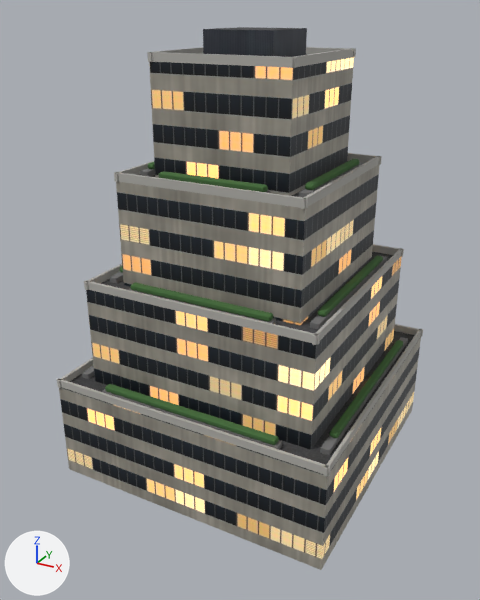
An edit to the glTF model public/assets/building_06.glb, drawn before and after from the same camera.
One viewpoint serves both versions: a 50 mm lens placed at (34.6, -66.3, 53.0), pointed at (-0.5, -2.5, 21.1). The axes (+X, +Y, +Z) are drawn at lower left. The lights are the same throughout. The first picture is the older version. Where no turn or scale is listed for an object, it has been applied to the vertices. Vertices at exactly the same position are counted once.

Objects in the first picture: 'Render'.
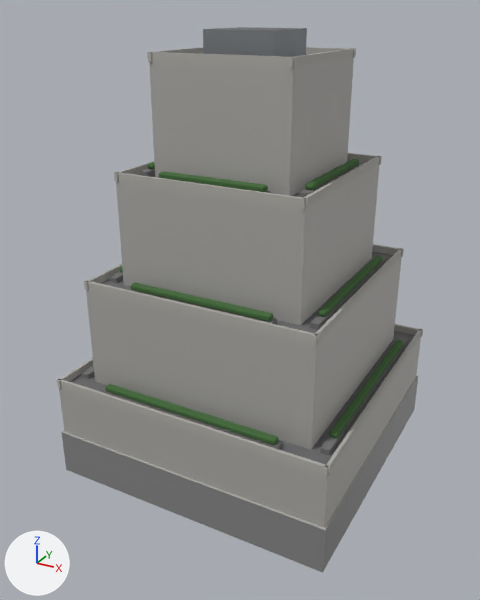
Changed parts and their boxes (x1, y1, x2, y2) in the pictures (480 x 600 px):
'Render', surface changed, reshaped (lighter): before (57, 27, 423, 570); after (57, 27, 423, 573)
part 1 of me_render, added: after (61, 375, 418, 573)

The change, as a diff of the scene's bpy script:
```diff
--- a/public/assets/building_06.glb.py
+++ b/public/assets/building_06.glb.py
@@ mat_facade_band @@
 n0 = _N.new('ShaderNodeBsdfPrincipled'); n0.name = 'Principled BSDF'
+n0.inputs[0].default_value = (0.45, 0.44, 0.42, 1.0)  # 'Base Color', grey #b3b1ad
 n0.inputs[1].default_value = 0.2  # 'Metallic'
-n0.inputs[28].default_value = 2.0  # 'Emission Strength'
+n0.inputs[2].default_value = 0.6  # 'Roughness'
 n1 = _N.new('ShaderNodeOutputMaterial'); n1.name = 'Material Output'
-n2 = _N.new('ShaderNodeTexImage'); n2.name = 'Image Texture'
-n2.image = img_facade_band_emit
-n3 = _N.new('ShaderNodeTexImage'); n3.name = 'Image Texture.001'
-n3.image = img_facade_band
 _L.new(n0.outputs[0], n1.inputs[0])  # 'BSDF' to 'Surface'
-_L.new(n2.outputs[0], n0.inputs[27])  # 'Color' to 'Emission Color'
-_L.new(n3.outputs[0], n0.inputs[0])  # 'Color' to 'Base Color'
@@ mat_facade_industrial @@
 n0 = _N.new('ShaderNodeBsdfPrincipled'); n0.name = 'Principled BSDF'
-n0.inputs[1].default_value = 0.55  # 'Metallic'
-n0.inputs[2].default_value = 0.45  # 'Roughness'
-n0.inputs[28].default_value = 2.0  # 'Emission Strength'
+n0.inputs[0].default_value = (0.28, 0.3, 0.32, 1.0)  # 'Base Color', grey #909599
+n0.inputs[1].default_value = 0.6  # 'Metallic'
 n1 = _N.new('ShaderNodeOutputMaterial'); n1.name = 'Material Output'
-n2 = _N.new('ShaderNodeTexImage'); n2.name = 'Image Texture'
-n2.image = img_facade_metal_emit
-n3 = _N.new('ShaderNodeTexImage'); n3.name = 'Image Texture.001'
-n3.image = img_facade_metal
 _L.new(n0.outputs[0], n1.inputs[0])  # 'BSDF' to 'Surface'
-_L.new(n2.outputs[0], n0.inputs[27])  # 'Color' to 'Emission Color'
-_L.new(n3.outputs[0], n0.inputs[0])  # 'Color' to 'Base Color'
@@ mat_storefront @@
+mat_storefront = principled_material('Storefront')
+mat_storefront.base_color = (0.3, 0.3, 0.3)  # grey #959595
+mat_storefront.metallic = 0.3
+mat_storefront.roughness = 0.4
@@ me_render @@
 # used by ob_render; location = (0.0, 0.0, 0.0)
-me_render.from_pydata(...)  # 552 vertices, 924 faces; spans x -17.2..17.2, y -17.2..17.2, z 0.0..51.0
+me_render.from_pydata(...)  # 560 vertices, 936 faces; spans x -17.2..17.2, y -17.2..17.2, z 0.0..51.0
+# me_render part 1
+# 8 vertices are added at x -17.2..17.2, y -17.2..17.2, z 0.0..5.6
+# 8 new faces join them, mat_storefront (grey #959595)
+# 4 new faces join them, mat_concrete (grey #b1afaa)
 me_render.materials.append(mat_facade_band)
@@ me_render @@
 me_render.materials.append(mat_facade_industrial)
+me_render.materials.append(mat_storefront)  # grey #959595
```
